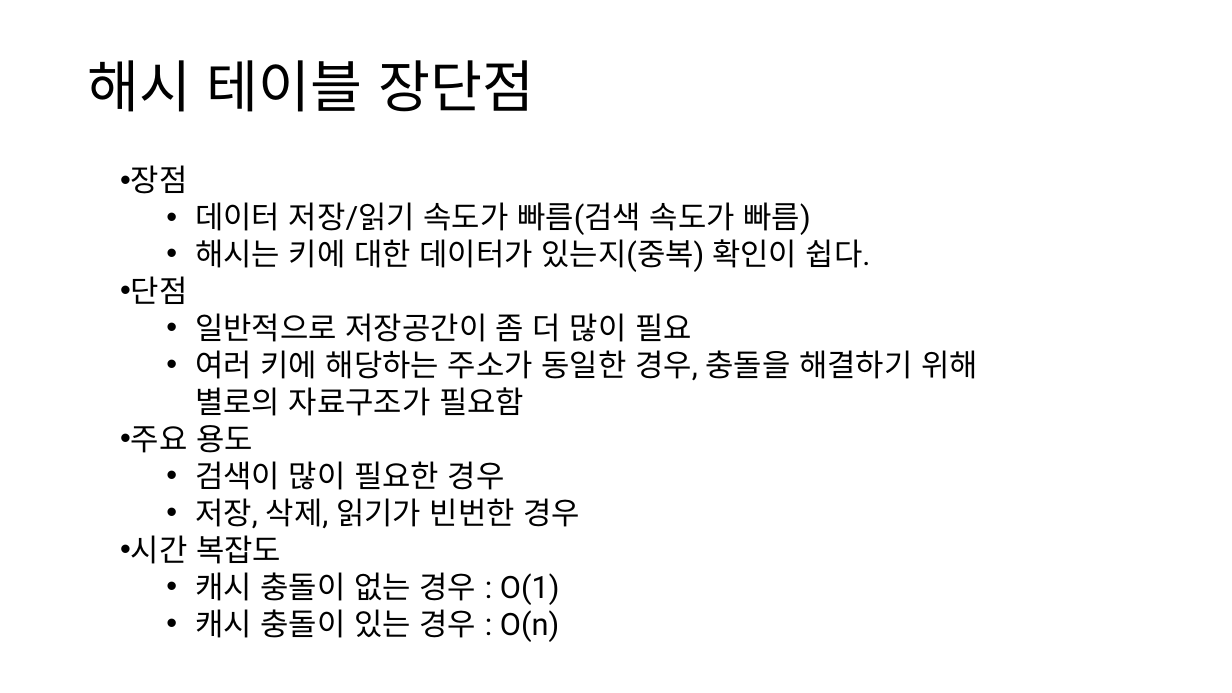
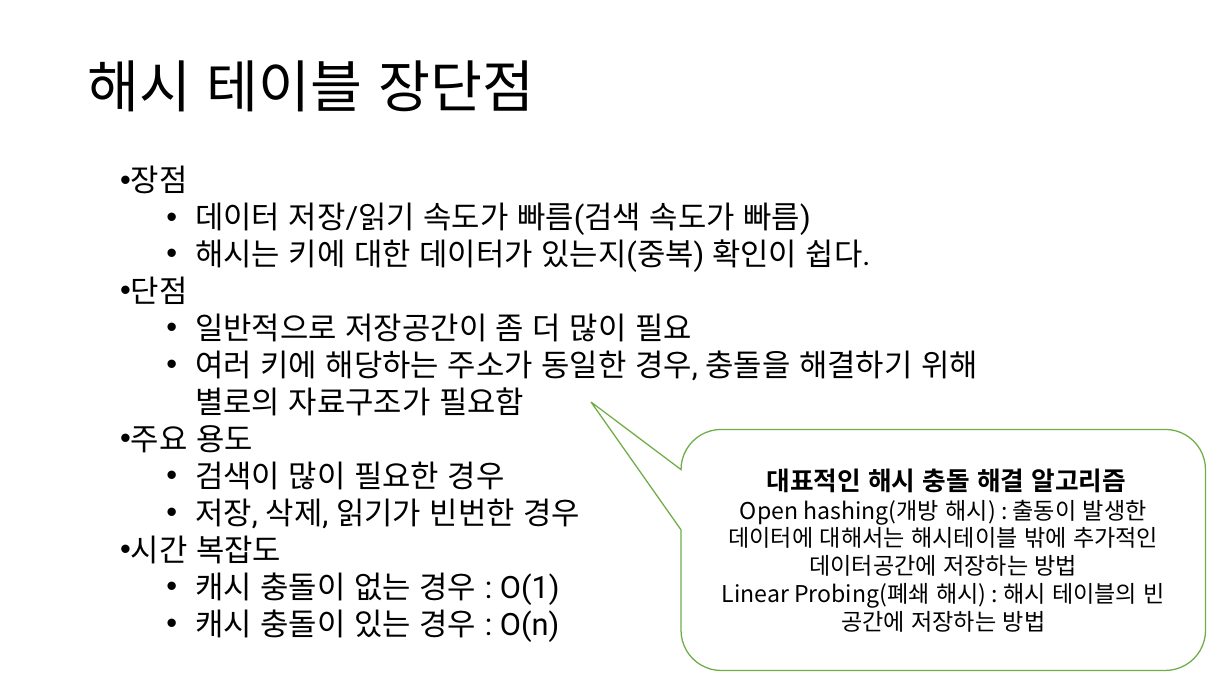
Before and after one commit to cs-study-org/cs-study, a slide deck: slide 15 of 05/beom/python_data&memory.pptx. Drawn at 1232x693 pixels with LibreOffice and Linux fonts; fonts in the diff are those of the drawing. Boxes give left, top, right and bottom in pixels: in the first picture for what was removed or moved away, otherwise in the second. Text is boxed around its words. In the diff, an @@ line names an element or a change of style, - is before the commit and + after.

```diff
--- a/05/beom/python_data&memory.pptx
+++ b/05/beom/python_data&memory.pptx
@@ rounded speech box added at box(681, 430, 1206, 671), fill #FFFFFF, outline #70AD47 1 pt, 18 pt, text #000000 @@
+대표적인 해시 충돌 해결 알고리즘
+Open hashing(개방 해시) : 출동이 발생한 데이터에 대해서는 해시테이블 밖에 추가적인 데이터공간에 저장하는 방법
+Linear Probing(폐쇄 해시) : 해시 테이블의 빈 공간에 저장하는 방법
```
Also in this commit, not shown: 6 other slides changed, 2 other files.
